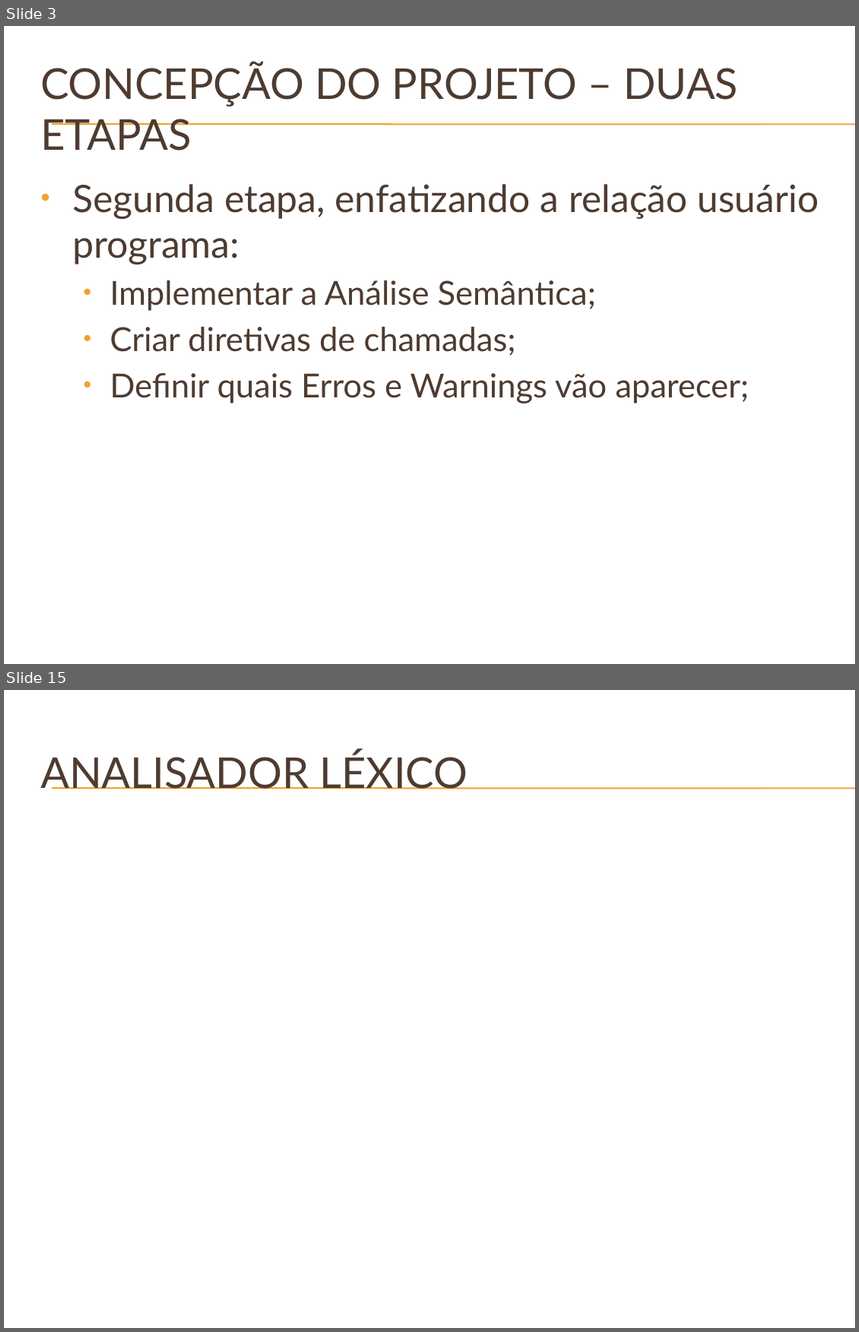
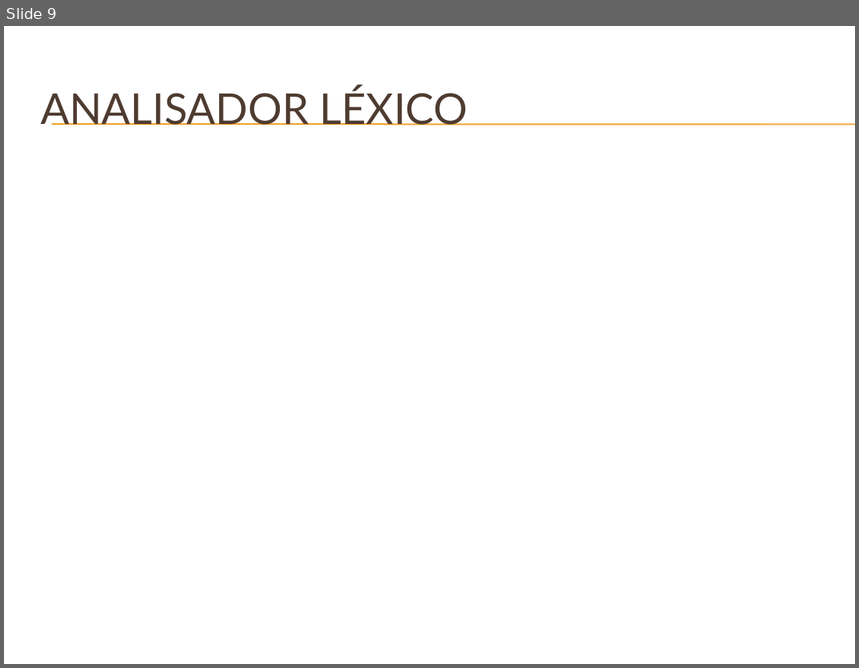
Before and after one commit to phdenis40/mips-assembler-unb, a slide deck: doc/Apresentação do GMAG – Software Básico.pptx. Shown one above the other, each under a label of ours: slides 3 and 15 before the commit, slide 9 after it; the slides between them are not shown. The pictures are 859x1332 and 859x668 pixels, drawn with LibreOffice and Linux fonts; fonts in the diff are those of the drawing; background and template pictures are left out. Boxes give left, top, right and bottom in pixels: in the first picture for what was removed or moved away, otherwise in the second. Text is boxed around its words. In the diff, an @@ line names an element or a change of style, - is before the commit and + after.

```diff
--- a/doc/Apresentação do GMAG – Software Básico.pptx
+++ b/doc/Apresentação do GMAG – Software Básico.pptx
@@ slide 3 removed at (4,26,855,664), background picture (left out); not listed: 2 template elements that a slide beside it also shows @@
@@ title removed at (40,62,738,151) @@
-CONCEPÇÃO DO PROJETO – DUAS ETAPAS
@@ text removed at (72,184,819,404) @@
-• Segunda etapa, enfatizando a relação usuário programa:
-  • Implementar a Análise Semântica;
-  • Criar diretivas de chamadas;
-  • Definir quais Erros e Warnings vão aparecer;
@@ what was slide 15 is now slide 9 @@
```
Also in this commit, not shown: 5 slides changed, 12 slides added, 11 other slides removed.
